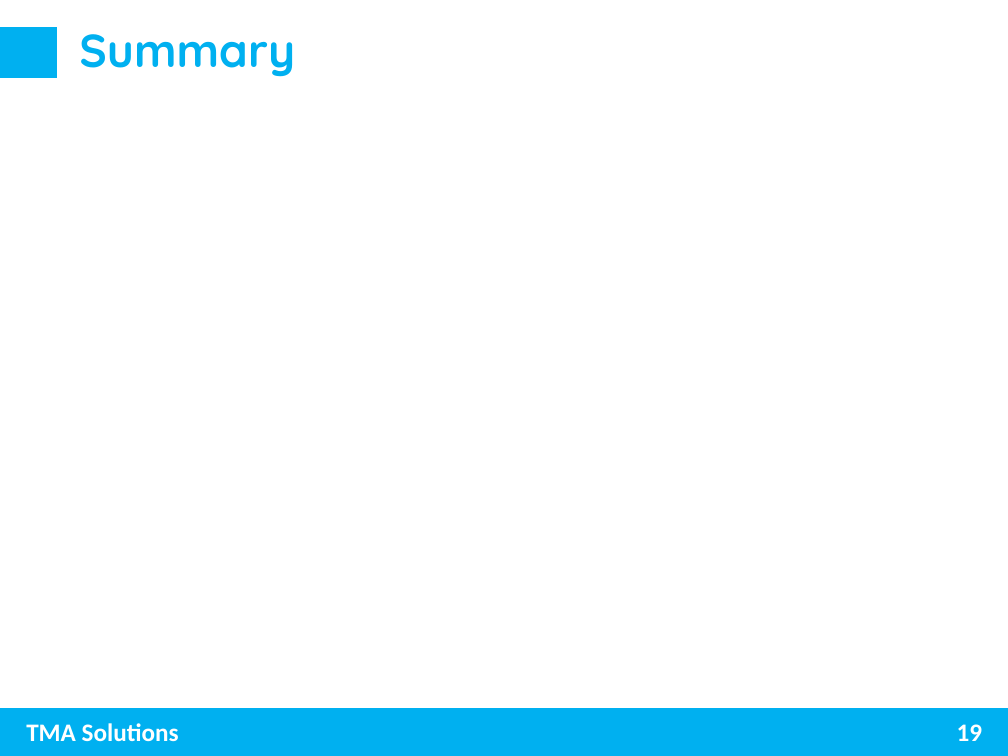
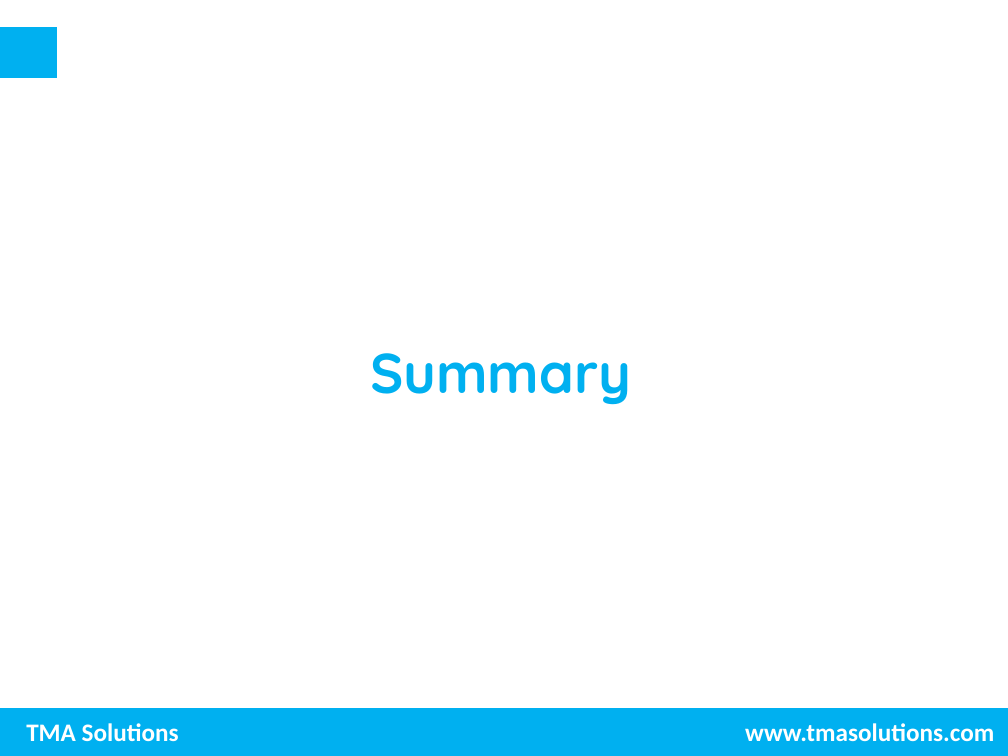
Before and after one commit to trungnghia2009/MachineLearning, a slide deck: slide 24 of Naive Bayes.pptx (slide 19 before the commit). Drawn at 1008x756 pixels with LibreOffice and Linux fonts; fonts in the diff are those of the drawing; background and template pictures are left out. Boxes give left, top, right and bottom in pixels: in the first picture for what was removed or moved away, otherwise in the second. Text is boxed around its words. In the diff, an @@ line names an element or a change of style, - is before the commit and + after.

```diff
--- a/Naive Bayes.pptx
+++ b/Naive Bayes.pptx
@@ subtitle "Summary": place and size @@
-subtitle "Summary" at (79,34,295,77)
+subtitle "Summary" at (370,353,631,405)
@@ subtitle "Summary" at (370,353,631,405): size 33 to 40 pt; alignment left to centre; more space between paragraphs @@
@@ text added at (745,723,994,742), 18 pt, text #FFFFFF, bold @@
+www.tmasolutions.com
@@ page number removed at (957,724,983,741) @@
-19
```
Also in this commit, not shown: 8 other slides changed, 7 slides added.
